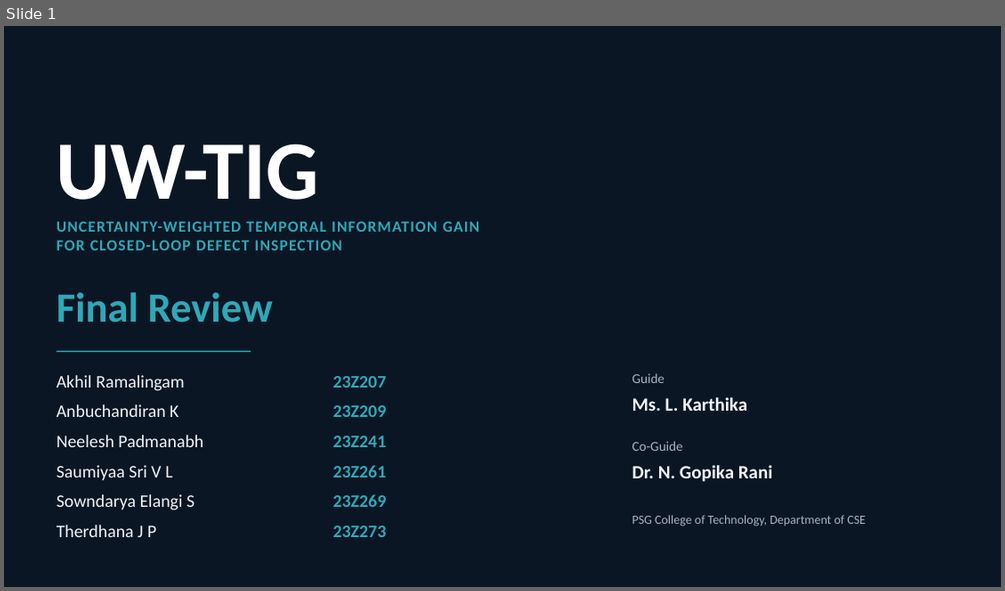
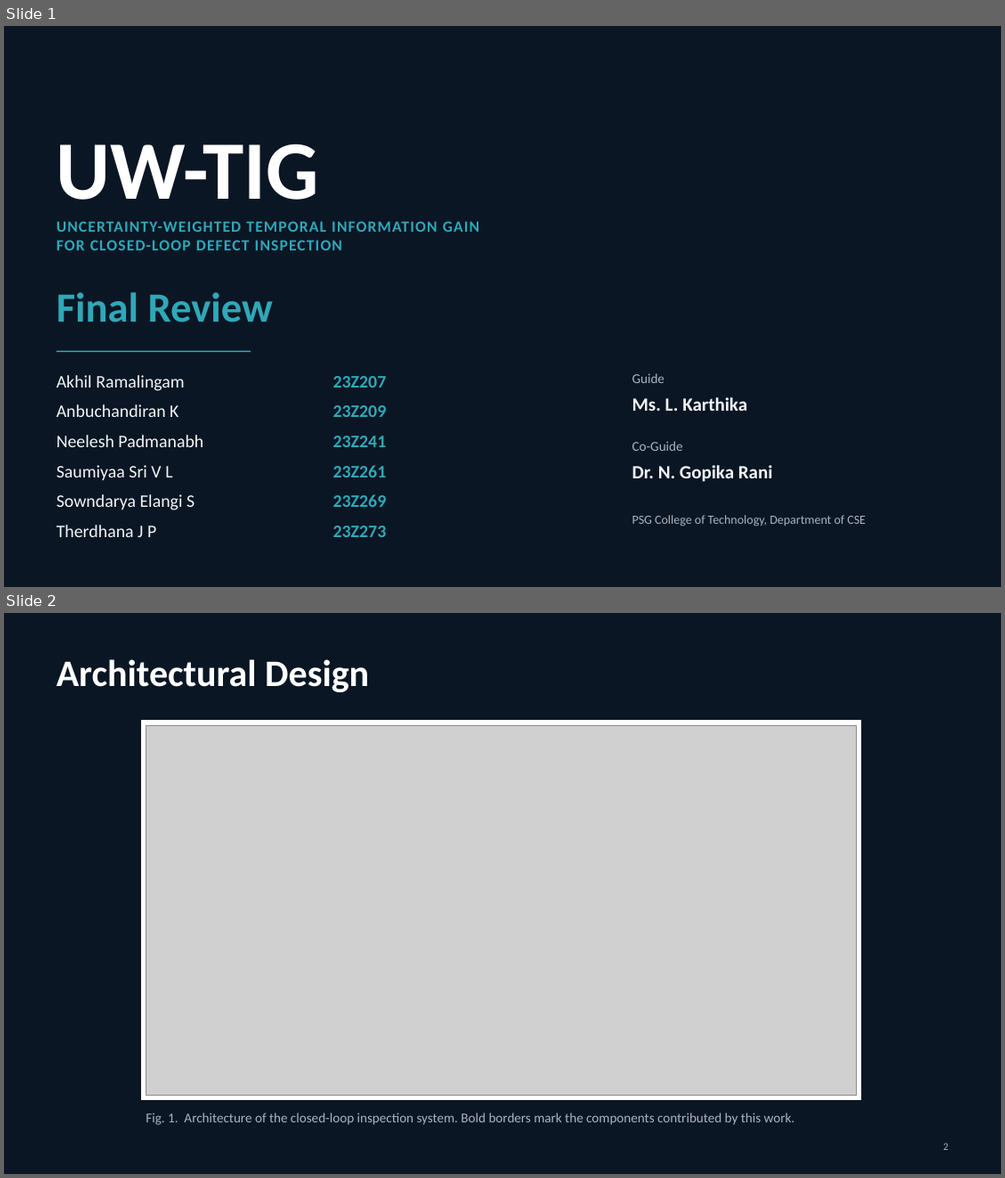
Before and after one commit to DrNeel11/project_work_1, a slide deck: drone-sim-today/UW-TIG_Review_Deck.pptx. Shown one above the other, each under a label of ours: slide 1 before the commit, slides 1 and 2 after it. The pictures are 1005x591 and 1005x1178 pixels, drawn with LibreOffice and Linux fonts; fonts in the diff are those of the drawing; grey boxes stand for pictures. Boxes give left, top, right and bottom in pixels: in the first picture for what was removed or moved away, otherwise in the second. Text is boxed around its words. In the diff, an @@ line names an element or a change of style, - is before the commit and + after.

```diff
--- a/drone-sim-today/UW-TIG_Review_Deck.pptx
+++ b/drone-sim-today/UW-TIG_Review_Deck.pptx
@@ slide 2 added at [4,613,1001,1174], background #0B1624 @@
@@ title added at [57,659,369,692], 36 pt, text #FFFFFF, bold @@
+Architectural Design
@@ rectangle added at [142,721,861,1100], fill #FFFFFF, outline #FFFFFF 1 pt @@
@@ picture added at [146,725,857,1095] @@
@@ text added at [146,1112,795,1125], 13 pt, text #A9B4C0 @@
+Fig. 1. Architecture of the closed-loop inspection system. Bold borders mark the components contributed by this work.
@@ text added at [943,1143,948,1150], 10 pt, text #A9B4C0 @@
+2
```
Also in this commit, not shown: 11 slides changed, 2 other slides added, 1 slide removed, 13 other files.
